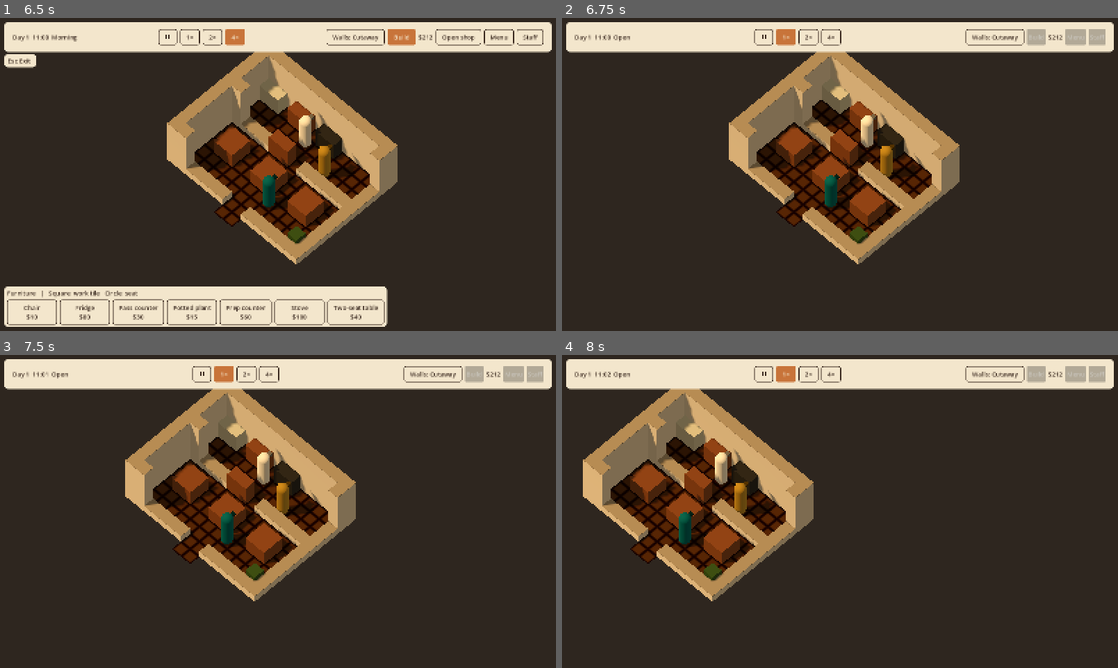
Above: before the commit, frames 1-4 (two rows, left to right).
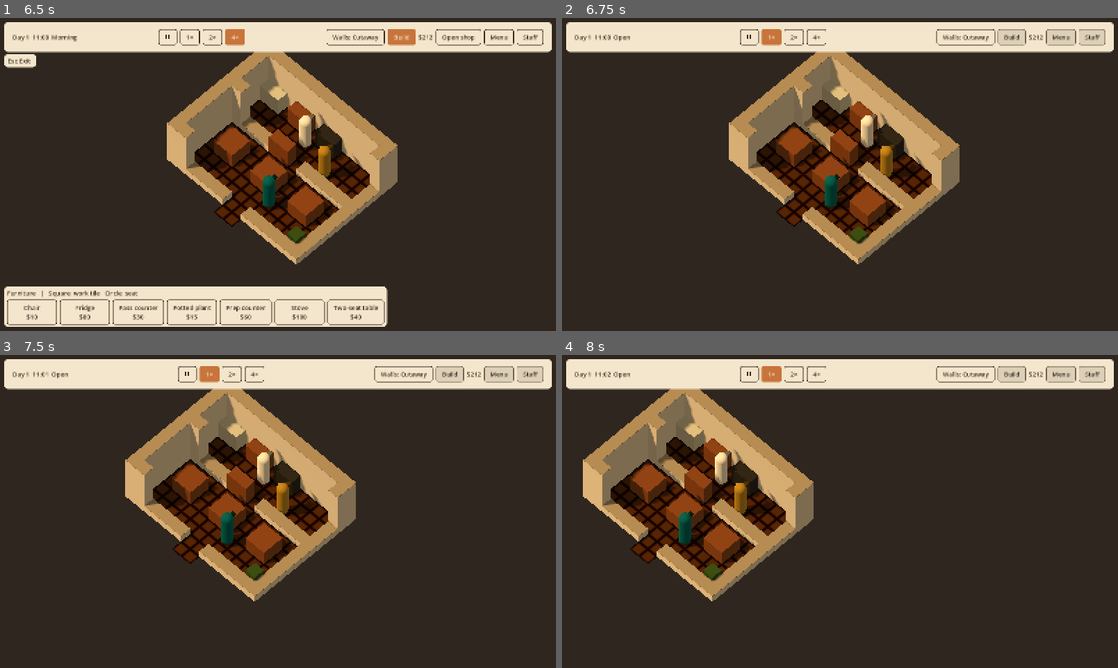
Above: after the commit, the same moments.

Repository: jaredbahr/foolskitchen
Game: Godot game, scene res://src/world/main.tscn
Same seed, same stepped clock (60 frames per second), same inputs: the game is played once before the commit and once after it.
Inputs (mouse positions are in pixels of both pictures, inside the frame that each line leads up to):
- Up to frame 1 (6.5 s): click (166, 36) at 0.5 s; click "1×" at 1.25 s; click "2×" at 2 s; click "4×" at 2.75 s; click "Walls: Cutaway" at 3.5 s; click "Walls: Down" at 4.25 s; click "Walls: Up" at 5 s; click "Build" at 5.75 s
- Up to frame 2 (6.75 s): click "Open shop" at 6.5 s
- Up to frame 3 (7.5 s): tap Enter at 7.25 s; move the mouse to (400, 495) at 7.27 s; hold D from 7.28 s (still down); hold 1 (speed_1) from 7.28 s (still down); click (400, 495) at 7.42 s
- Up to frame 4 (8 s): keep holding D; keep holding 1 (speed_1)

Frame 1 is identical in both runs. In frame 2, 1.4% of the frame differs, in the area x 32-98%, y 3-9%; in frame 3, 1.4%; in frame 4, 1.4%.

Commit message:
Make Quick staff arrive faster without changing baseline movement

Diff:
--- a/src/sim/agents/sim_agent.gd
+++ b/src/sim/agents/sim_agent.gd
@@ -69,6 +69,9 @@
 ## (the caller should repath). The first step out of a blocked start cell is
 ## always allowed, so agents can leave furniture placed on them.
 func step_move(world: SimWorld) -> MoveResult:
+	var multiplier: float = movement_multiplier()
+	if multiplier != 1.0:
+		return _step_move_scaled(world, multiplier)
 	if has_arrived():
 		return MoveResult.ARRIVED
 	var next := path[path_index]
@@ -81,6 +84,47 @@
 	move_progress += move_speed / step_len
 	last_progress_tick = world.now
 	if move_progress >= 1.0:
+		move_progress = 0.0
+		cell = next
+		path_index += 1
+		last_progress_tick = world.now
+	return MoveResult.ARRIVED if has_arrived() else MoveResult.MOVING
+
+
+## Neutral agents retain the original per-tick movement above, including its
+## diagonal rounding. Staff override only this opt-in; the owner remains neutral.
+func movement_multiplier() -> float:
+	return 1.0
+
+
+## Scale the EXISTING edge's quantized travel time, rather than geometric
+## distance: a neutral 0.25 agent takes 4 straight / 6 diagonal ticks. Scaling
+## raw distance only for Quick would inadvertently give an 18% diagonal gain.
+## Budget is in baseline ticks and converts using each NEXT edge's own cost.
+## Only current path progress survives; unused arrival/blocked credit is lost.
+func _step_move_scaled(world: SimWorld, multiplier: float) -> MoveResult:
+	if has_arrived():
+		return MoveResult.ARRIVED
+	if not is_finite(multiplier) or multiplier <= 0.0 or not is_finite(move_speed) or move_speed <= 0.0:
+		return MoveResult.MOVING
+	var baseline_speed: float = move_speed / multiplier
+	if not is_finite(baseline_speed) or baseline_speed <= 0.0:
+		return MoveResult.MOVING
+	var budget: float = multiplier
+	while budget > 0.0 and not has_arrived():
+		var next: Vector2i = path[path_index]
+		if not world.grid.is_walkable(next):
+			return MoveResult.BLOCKED
+		var delta: Vector2i = next - cell
+		var length: float = GridMath.DIAGONAL_COST if delta.x != 0 and delta.y != 0 else 1.0
+		length = maxf(length, float(maxi(absi(delta.x), absi(delta.y))))
+		var cost: float = float(maxi(1, ceili(length / baseline_speed)))
+		var needed: float = (1.0 - move_progress) * cost
+		if budget < needed:
+			move_progress += budget / cost
+			last_progress_tick = world.now
+			return MoveResult.MOVING
+		budget -= needed
 		move_progress = 0.0
 		cell = next
 		path_index += 1
--- a/src/sim/agents/staff_agent.gd
+++ b/src/sim/agents/staff_agent.gd
@@ -57,6 +57,10 @@
 	_walk_multiplier = definition.walk_multiplier
 	cook_quality_bonus = definition.cook_quality_bonus
 	food_patience_multiplier = definition.food_patience_multiplier
+
+
+func movement_multiplier() -> float:
+	return _walk_multiplier
 
 
 ## Skill used for a task role: role-free (&"any") tasks use the agent's own role.
--- a/src/sim/staff/staff_roster.gd
+++ b/src/sim/staff/staff_roster.gd
@@ -73,13 +73,27 @@
 		return true
 	if catalogue.traits.is_empty() or catalogue.candidate_names.is_empty():
 		return false
+	var used_names: Dictionary[String, bool] = {}
+	for member: StaffMember in _members:
+		used_names[member.display_name.strip_edges().to_lower()] = true
+	var names: Array[String] = []
+	for name: String in catalogue.candidate_names:
+		var key: String = name.strip_edges().to_lower()
+		if not key.is_empty() and not used_names.has(key):
+			names.append(name)
+			used_names[key] = true
+	# Check the whole pool before consuming the hiring stream or changing state.
+	if names.size() < CANDIDATE_COUNT:
+		return false
 	var next: Array[StaffMember] = []
 	for index: int in range(CANDIDATE_COUNT):
 		var member: StaffMember = StaffMember.new()
 		member.id = StringName("candidate_%d_%d" % [day, index])
 		while _find(_members, member.id) >= 0:
 			member.id = StringName(String(member.id) + "_new")
-		member.display_name = catalogue.candidate_names[random.randi_range(0, catalogue.candidate_names.size() - 1)]
+		var name_index: int = random.randi_range(0, names.size() - 1)
+		member.display_name = names[name_index]
+		names.remove_at(name_index)
 		member.role = &"cook" if random.randi_range(0, 1) == 0 else &"server"
 		member.skill = random.randi_range(1, 5)
 		member.trait_id = catalogue.traits[random.randi_range(0, catalogue.traits.size() - 1)].id
--- a/src/ui/staff_panel.gd
+++ b/src/ui/staff_panel.gd
@@ -4,6 +4,7 @@
 
 signal hire_requested(id: StringName)
 signal let_go_requested(id: StringName)
+signal close_requested()
 
 const SHARED_THEME: Theme = preload("res://src/ui/theme/main_theme.tres")
 const MORNING_HINT: String = "Staff changes are available in the morning."
@@ -111,3 +112,7 @@
 	elif not hiring and _roster.can_let_go(id):
 		let_go_requested.emit(id)
 	refresh()
+
+
+func _on_close_pressed() -> void:
+	close_requested.emit()
--- a/src/ui/staff_panel.tscn
+++ b/src/ui/staff_panel.tscn
@@ -85,3 +85,14 @@
 unique_name_in_owner = true
 layout_mode = 2
 mouse_filter = 2
+
+[node name="Close" type="Button" parent="Panel/Content"]
+unique_name_in_owner = true
+custom_minimum_size = Vector2(110, 0)
+layout_mode = 2
+size_flags_horizontal = 8
+mouse_filter = 0
+focus_mode = 0
+text = "Close"
+
+[connection signal="pressed" from="Panel/Content/Close" to="." method="_on_close_pressed"]
--- a/src/ui/theme/main_theme.tres
+++ b/src/ui/theme/main_theme.tres
@@ -46,6 +46,22 @@
 border_width_bottom = 1
 border_color = Color(0.2313726, 0.1647059, 0.1254902, 1)
 
+[sub_resource type="StyleBoxFlat" id="Button_disabled"]
+content_margin_left = 18.0
+content_margin_top = 10.0
+content_margin_right = 18.0
+content_margin_bottom = 10.0
+bg_color = Color(0.8666667, 0.8156863, 0.7254902, 1)
+border_width_left = 2
+border_width_top = 2
+border_width_right = 2
+border_width_bottom = 2
+border_color = Color(0.4705882, 0.3882353, 0.3137255, 1)
+corner_radius_top_left = 6
+corner_radius_top_right = 6
+corner_radius_bottom_right = 6
+corner_radius_bottom_left = 6
+
 [sub_resource type="StyleBoxFlat" id="Bar_fill"]
 bg_color = Color(0.7843137, 0.454902, 0.227451, 1)
 
@@ -58,10 +74,12 @@
 Button/colors/font_hover_color = Color(0.2313726, 0.1647059, 0.1254902, 1)
 Button/colors/font_pressed_color = Color(0.9529412, 0.9019608, 0.8, 1)
 Button/colors/font_hover_pressed_color = Color(0.9529412, 0.9019608, 0.8, 1)
+Button/colors/font_disabled_color = Color(0.2313726, 0.1647059, 0.1254902, 1)
 Button/styles/normal = SubResource("Button_outline")
 Button/styles/hover = SubResource("Button_outline")
 Button/styles/pressed = SubResource("Button_accent")
 Button/styles/hover_pressed = SubResource("Button_accent")
+Button/styles/disabled = SubResource("Button_disabled")
 ProgressBar/styles/background = SubResource("Bar_background")
 ProgressBar/styles/fill = SubResource("Bar_fill")
 VBoxContainer/constants/separation = 10
--- a/src/world/main.gd
+++ b/src/world/main.gd
@@ -127,6 +127,7 @@
 	if not _staff_panel.hire_requested.is_connected(_on_staff_hire_requested):
 		_staff_panel.hire_requested.connect(_on_staff_hire_requested)
 		_staff_panel.let_go_requested.connect(_on_staff_let_go_requested)
+		_staff_panel.close_requested.connect(_on_staff_close_requested)
 	if not $HUD.is_connected(&"staff_pressed", toggle_staff):
 		$HUD.connect(&"staff_pressed", toggle_staff)
 	_inspect_panel.bind_world(world)
@@ -589,7 +590,8 @@
 	_loaded_menu = null
 	_loaded_staff = null
 	staff_roster = StaffRoster.new(TUNING)
-	sim.set_staff_roster(staff_roster.members())
+	if not sim.set_staff_roster(staff_roster.members()):
+		push_error("Cannot install the new game's starting staff roster")
 	_staff_panel.bind_roster(staff_roster)
 	sim.stock = Economy.stock
 	world.log_event("New game: $%d to start" % TUNING.starting_cash)
@@ -733,6 +735,10 @@
 func _on_staff_let_go_requested(id: StringName) -> void:
 	staff_let_go(id)
 	_staff_panel.refresh()
+
+
+func _on_staff_close_requested() -> void:
+	set_staff_visible(false)
 
 
 ## Station definitions decide availability; temporary path/stock problems do not
--- /dev/null
+++ b/tests/sim/test_staff_movement.gd
@@ -0,0 +1,203 @@
+extends TestCase
+## Arrival-time regressions for the opt-in trait cadence. No balance sampling.
+
+const CATALOGUE: StaffCatalogue = preload("res://data/staff/traits.tres")
+
+
+func test_quick_arrives_thirteen_to_fifteen_percent_sooner_on_long_straight_path() -> void:
+	var world: SimWorld = SimWorld.new(SimGrid.from_ascii(PackedStringArray([".".repeat(101)])))
+	var steady: StaffAgent = _staff(&"steady")
+	var quick: StaffAgent = _staff(&"quick")
+	for agent: StaffAgent in [steady, quick]:
+		world.add_agent(agent)
+		assert_true(agent.set_destination(world.grid, Vector2i(100, 0)))
+		assert_eq(agent.path.size(), 101)
+	var steady_ticks: int = _arrival_ticks(world, steady)
+	var quick_ticks: int = _arrival_ticks(world, quick)
+	assert_eq(steady_ticks, 400, "the old four ticks per straight cell stay exact")
+	assert_eq(quick_ticks, 348)
+	_assert_gain(steady_ticks, quick_ticks)
+	assert_eq(quick.cell, Vector2i(100, 0))
+	assert_almost_eq(quick.move_progress, 0.0)
+
+
+func test_quick_arrives_thirteen_to_fifteen_percent_sooner_on_long_diagonal_path() -> void:
+	var rows: PackedStringArray = []
+	for row: int in range(101):
+		rows.append(".".repeat(101))
+	var world: SimWorld = SimWorld.new(SimGrid.from_ascii(rows))
+	var steady: StaffAgent = _staff(&"steady")
+	var quick: StaffAgent = _staff(&"quick")
+	for agent: StaffAgent in [steady, quick]:
+		world.add_agent(agent)
+		assert_true(agent.set_destination(world.grid, Vector2i(100, 100)))
+		assert_eq(agent.path.size(), 101)
+		for index: int in range(1, agent.path.size()):
+			assert_eq(agent.path[index] - agent.path[index - 1], Vector2i.ONE)
+	var steady_ticks: int = _arrival_ticks(world, steady)
+	var quick_ticks: int = _arrival_ticks(world, quick)
+	assert_eq(steady_ticks, 600, "the old six ticks per diagonal cell stay exact")
+	assert_eq(quick_ticks, 522)
+	_assert_gain(steady_ticks, quick_ticks)
+	assert_eq(quick.cell, Vector2i(100, 100))
+
+
+func test_residual_tick_credit_converts_using_the_next_edges_cost_in_both_directions() -> void:
+	var world: SimWorld = SimWorld.new(SimGrid.from_ascii(PackedStringArray(["...", "..."])))
+	var quick: StaffAgent = _staff(&"quick")
+	_route(quick, [Vector2i.ZERO, Vector2i(1, 0), Vector2i(2, 1)])
+	_move(world, quick, 4)
+	assert_eq(quick.cell, Vector2i(1, 0))
+	assert_eq(quick.path_index, 2)
+	assert_almost_eq(quick.move_progress, 0.1, 0.000000001,
+		"0.6 baseline ticks left after the straight edge become 0.6/6 of the diagonal")
+	_route(quick, [Vector2i.ZERO, Vector2i(1, 1), Vector2i(2, 1)])
+	_move(world, quick, 6)
+	assert_eq(quick.cell, Vector2i(1, 1))
+	assert_almost_eq(quick.move_progress, 0.225, 0.000000001,
+		"0.9 baseline ticks left after the diagonal become 0.9/4 of the straight edge")
+
+
+func test_every_residual_edge_checks_walkability_and_blocking_does_not_bank_credit() -> void:
+	var grid: SimGrid = SimGrid.from_ascii(PackedStringArray(["...", "..."]))
+	var blocker: PlacedItem = grid.place(Vector2i.ONE, Vector2i(2, 1), 0, true)
+	assert_not_null(blocker)
+	var world: SimWorld = SimWorld.new(grid)
+	var quick: StaffAgent = _staff(&"quick")
+	_route(quick, [Vector2i.ZERO, Vector2i(1, 0), Vector2i(2, 1)])
+	_move(world, quick, 3)
+	assert_eq(quick.step_move(world), SimAgent.MoveResult.BLOCKED)
+	assert_eq(quick.cell, Vector2i(1, 0), "the walkable edge completes; the blocked edge is never entered")
+	assert_eq(quick.path_index, 2)
+	assert_almost_eq(quick.move_progress, 0.0)
+	for wait: int in range(12):
+		assert_eq(quick.step_move(world), SimAgent.MoveResult.BLOCKED)
+		assert_almost_eq(quick.move_progress, 0.0)
+	grid.remove(blocker.id)
+	assert_eq(quick.step_move(world), SimAgent.MoveResult.MOVING)
+	assert_almost_eq(quick.move_progress, 1.15 / 6.0, 0.000000001,
+		"unblocking receives one new tick, not saved credit from the blocked period")
+
+
+func test_arrival_idle_clear_and_changed_next_repath_cannot_store_extra_movement() -> void:
+	var world: SimWorld = SimWorld.new(SimGrid.from_ascii(PackedStringArray(["....", "....", "...."])))
+	var quick: StaffAgent = _staff(&"quick")
+	assert_true(quick.set_destination(world.grid, Vector2i(1, 0)))
+	assert_eq(_arrival_ticks(world, quick), 4)
+	for idle: int in range(12):
+		assert_eq(quick.step_move(world), SimAgent.MoveResult.ARRIVED)
+	assert_almost_eq(quick.move_progress, 0.0)
+	assert_true(quick.set_destination(world.grid, Vector2i(3, 0)))
+	_move(world, quick, 1)
+	assert_almost_eq(quick.move_progress, 0.2875, 0.000000001)
+	assert_true(quick.repath(world.grid))
+	assert_almost_eq(quick.move_progress, 0.2875, 0.000000001, "the same next cell keeps actual drawn progress")
+	assert_true(quick.set_destination(world.grid, Vector2i(1, 2)))
+	assert_almost_eq(quick.move_progress, 0.0, 0.000000001, "a changed next cell resets progress")
+	_move(world, quick, 1)
+	assert_almost_eq(quick.move_progress, 0.2875, 0.000000001)
+	quick.clear_path()
+	assert_almost_eq(quick.move_progress, 0.0)
+	assert_true(quick.set_destination(world.grid, Vector2i(1, 2)))
+	_move(world, quick, 1)
+	assert_almost_eq(quick.move_progress, 0.2875, 0.000000001, "clear_path also discards the partial path")
+
+
+func test_quick_retains_the_legacy_buried_start_exit_length() -> void:
+	var grid: SimGrid = SimGrid.from_ascii(PackedStringArray([".....", "....."]))
+	assert_not_null(grid.place(Vector2i.ONE, Vector2i.ZERO, 0, true))
+	var world: SimWorld = SimWorld.new(grid)
+	var quick: StaffAgent = _staff(&"quick")
+	_route(quick, [Vector2i.ZERO, Vector2i(3, 0), Vector2i(4, 1)])
+	_move(world, quick, 11)
+	assert_eq(quick.cell, Vector2i(3, 0))
+	assert_almost_eq(quick.move_progress, 0.65 / 6.0, 0.000000001)
+
+
+func test_steady_and_owner_match_the_old_movement_state_on_every_tick() -> void:
+	# This reference is the pre-carry movement body, deliberately preserved below.
+	# Check mixed edges, the long exit out of a buried start and a blocked target.
+	for actual: SimAgent in [_staff(&"steady"), OwnerAgent.new()]:
+		var grid: SimGrid = SimGrid.from_ascii(PackedStringArray([".....", ".....", "....."]))
+		grid.place(Vector2i.ONE, Vector2i.ZERO, 0, true)
+		var blocker: PlacedItem = grid.place(Vector2i.ONE, Vector2i(4, 2), 0, true)
+		var world: SimWorld = SimWorld.new(grid)
+		var legacy: SimAgent = SimAgent.new()
+		world.add_agent(actual)
+		world.add_agent(legacy)
+		var cells: Array[Vector2i] = [Vector2i.ZERO, Vector2i(3, 0), Vector2i(4, 1), Vector2i(4, 2)]
+		_route(actual, cells)
+		_route(legacy, cells)
+		assert_eq(actual.movement_multiplier(), 1.0)
+		for tick: int in range(24):
+			world.now += 1
+			assert_eq(actual.step_move(world), _legacy_step(legacy, world))
+			assert_eq(_snapshot(actual), _snapshot(legacy), "neutral movement stays identical on every tick")
+		grid.remove(blocker.id)
+		for tick: int in range(8):
+			world.now += 1
+			assert_eq(actual.step_move(world), _legacy_step(legacy, world))
+			assert_eq(_snapshot(actual), _snapshot(legacy))
+		assert_true(actual.has_arrived())
+
+
+func _staff(trait_id: StringName) -> StaffAgent:
+	var member: StaffMember = StaffMember.new()
+	member.id = &"movement_fixture"
+	member.display_name = "Walker"
+	member.trait_id = trait_id
+	var staff: StaffAgent = StaffAgent.new()
+	staff.configure_member(member, CATALOGUE.find_trait(trait_id))
+	return staff
+
+
+func _route(agent: SimAgent, cells: Array[Vector2i]) -> void:
+	agent.cell = cells[0]
+	agent.path = cells.duplicate()
+	agent.path_index = 1
+	agent.move_progress = 0.0
+
+
+func _move(world: SimWorld, agent: SimAgent, ticks: int) -> void:
+	for tick: int in range(ticks):
+		world.now += 1
+		agent.step_move(world)
+
+
+func _arrival_ticks(world: SimWorld, agent: SimAgent) -> int:
+	for tick: int in range(1, 1001):
+		world.now += 1
+		if agent.step_move(world) == SimAgent.MoveResult.ARRIVED:
+			return tick
+	fail("movement did not arrive within its bounded test path")
+	return 1001
+
+
+func _assert_gain(steady_ticks: int, quick_ticks: int) -> void:
+	var fewer: float = float(steady_ticks - quick_ticks) / float(steady_ticks)
+	assert_true(fewer >= 0.13 and fewer <= 0.15, "actual arrival ticks must decrease by 13-15 percent")
+
+
+func _snapshot(agent: SimAgent) -> Dictionary:
+	return {"cell": agent.cell, "path": agent.path, "index": agent.path_index,
+		"progress": agent.move_progress, "last_progress": agent.last_progress_tick, "repath": agent.needs_repath}
+
+
+## Exact legacy state transition, used only to protect neutral behavior.
+func _legacy_step(agent: SimAgent, world: SimWorld) -> SimAgent.MoveResult:
+	if agent.has_arrived():
+		return SimAgent.MoveResult.ARRIVED
+	var next: Vector2i = agent.path[agent.path_index]
+	if not world.grid.is_walkable(next):
+		return SimAgent.MoveResult.BLOCKED
+	var delta: Vector2i = next - agent.cell
+	var length: float = GridMath.DIAGONAL_COST if delta.x != 0 and delta.y != 0 else 1.0
+	length = maxf(length, float(maxi(absi(delta.x), absi(delta.y))))
+	agent.move_progress += agent.move_speed / length
+	agent.last_progress_tick = world.now
+	if agent.move_progress >= 1.0:
+		agent.move_progress = 0.0
+		agent.cell = next
+		agent.path_index += 1
+		agent.last_progress_tick = world.now
+	return SimAgent.MoveResult.ARRIVED if agent.has_arrived() else SimAgent.MoveResult.MOVING
--- a/tests/sim/test_staff_roster.gd
+++ b/tests/sim/test_staff_roster.gd
@@ -194,6 +194,52 @@
 	assert_eq(restored.to_dict(), roster.to_dict())
 
 
+func test_candidate_names_are_unique_and_skip_team_names_case_insensitively() -> void:
+	var definitions: StaffCatalogue = CATALOGUE.duplicate(true) as StaffCatalogue
+	definitions.candidate_names = PackedStringArray(["Alex", "Sam", "Robin", "robin", "Jamie", "Casey"])
+	var roster: StaffRoster = StaffRoster.new(TUNING, definitions)
+	assert_true(roster.draw_candidates(1, _random(720079)))
+	var names: Dictionary[String, bool] = {}
+	for member: StaffMember in roster.members():
+		names[member.display_name.to_lower()] = true
+	for member: StaffMember in roster.candidates():
+		var key: String = member.display_name.to_lower()
+		assert_false(names.has(key))
+		names[key] = true
+	assert_eq(roster.candidates().size(), 3)
+
+
+func test_insufficient_unique_names_refuse_before_rng_or_model_changes() -> void:
+	var definitions: StaffCatalogue = CATALOGUE.duplicate(true) as StaffCatalogue
+	definitions.candidate_names = PackedStringArray(["Alex", "Sam", "Robin", "robin", " "])
+	var roster: StaffRoster = StaffRoster.new(TUNING, definitions)
+	var random: RandomNumberGenerator = _random(720080)
+	var before: Dictionary = roster.to_dict()
+	var state: int = random.state
+	assert_false(roster.draw_candidates(1, random))
+	assert_eq(random.state, state)
+	assert_eq(roster.to_dict(), before)
+
+
+func test_legacy_same_day_duplicate_names_stay_saved_without_rerolling() -> void:
+	var roster: StaffRoster = StaffRoster.new(TUNING)
+	var random: RandomNumberGenerator = _random(720081)
+	assert_true(roster.draw_candidates(3, random))
+	var legacy: Dictionary = roster.to_dict()
+	legacy["candidates"][0]["name"] = "Alex"
+	legacy["candidates"][1]["name"] = "Alex"
+	assert_true(roster.from_dict(legacy))
+	var state: int = random.state
+	assert_true(roster.draw_candidates(3, random))
+	assert_eq(roster.to_dict(), legacy, "new eligibility rules never rewrite a saved morning pool")
+	assert_eq(random.state, state)
+	assert_true(roster.draw_candidates(4, random))
+	var names: Dictionary[String, bool] = {}
+	for member: StaffMember in roster.members() + roster.candidates():
+		assert_false(names.has(member.display_name.to_lower()))
+		names[member.display_name.to_lower()] = true
+
+
 func _random(seed: int) -> RandomNumberGenerator:
 	var random: RandomNumberGenerator = RandomNumberGenerator.new()
 	random.seed = seed
--- a/tests/ui/test_staff_panel.gd
+++ b/tests/ui/test_staff_panel.gd
@@ -6,6 +6,7 @@
 var _panel: StaffPanel
 var _roster: StaffRoster
 var _requests: Array[StringName] = []
+var _close_requests: int = 0
 
 
 func before_each() -> void:
@@ -16,6 +17,7 @@
 	_panel = PANEL.instantiate() as StaffPanel
 	_panel.hire_requested.connect(_record)
 	_panel.let_go_requested.connect(_record)
+	_panel.close_requested.connect(_record_close)
 	_panel.bind_roster(_roster)
 
 
@@ -35,6 +37,7 @@
 		assert_true((row.get_node("Top/Name") as Label).text.contains("skill 3"))
 		assert_true((row.get_node("Trait") as Label).text.contains("Steady"))
 		assert_true((row.get_node("Top/Action") as Button).disabled)
+		assert_eq((row.get_node("Top/Action") as Button).tooltip_text, "Keep at least one cook and one server.")
 	var scroll: ScrollContainer = _panel.get_node("Panel/Content/Scroll") as ScrollContainer
 	assert_eq(scroll.vertical_scroll_mode, ScrollContainer.SCROLL_MODE_AUTO)
 	assert_eq(scroll.horizontal_scroll_mode, ScrollContainer.SCROLL_MODE_DISABLED)
@@ -72,5 +75,65 @@
 	assert_eq(_requests.size(), 1)
 
 
+func test_close_requests_no_arguments_without_hiding_or_changing_the_roster() -> void:
+	var close: Button = _panel.get_node("Panel/Content/Close") as Button
+	var candidate: StaffMember = _roster.candidates()[0]
+	var held_button: Button = _panel.row_for(candidate.id).get_node("Top/Action") as Button
+	var before: Dictionary = _roster.to_dict()
+	_panel.show()
+	assert_eq(close.text, "Close")
+	assert_false(close.disabled)
+	assert_eq(close.mouse_filter, Control.MOUSE_FILTER_STOP)
+	assert_true(close.get_parent() == _panel.get_node("Panel/Content"), "Close stays outside the bounded scroll area")
+	assert_eq(close.size_flags_horizontal, Control.SIZE_SHRINK_END)
+	close.pressed.emit()
+	assert_eq(_close_requests, 1)
+	assert_true(_panel.visible, "Main handles the primitive request")
+	assert_eq(_roster.to_dict(), before)
+	assert_true(_requests.is_empty())
+	assert_true(_panel.row_for(candidate.id).get_node("Top/Action") == held_button)
+	_panel.set_phase(SimClock.Phase.CLOSED)
+	assert_false(close.disabled, "closing the view is available in every phase")
+	close.pressed.emit()
+	assert_eq(_close_requests, 2)
+	assert_eq(_roster.to_dict(), before)
+	assert_true(_requests.is_empty())
+
+
+func test_disabled_actions_use_the_shared_opaque_readable_theme() -> void:
+	var button: Button = _panel.row_for(_roster.members()[0].id).get_node("Top/Action") as Button
+	assert_true(button.disabled)
+	assert_true(StaffPanel.SHARED_THEME.has_stylebox("disabled", "Button"))
+	assert_true(StaffPanel.SHARED_THEME.has_color("font_disabled_color", "Button"))
+	var disabled: StyleBoxFlat = button.get_theme_stylebox("disabled") as StyleBoxFlat
+	var normal: StyleBoxFlat = button.get_theme_stylebox("normal") as StyleBoxFlat
+	assert_not_null(disabled)
+	assert_not_null(normal)
+	if disabled == null or normal == null:
+		return
+	assert_eq(disabled, StaffPanel.SHARED_THEME.get_stylebox("disabled", "Button"))
+	assert_ne(disabled.bg_color, normal.bg_color, "disabled actions remain distinguishable")
+	var foreground: Color = button.get_theme_color("font_disabled_color")
+	assert_eq(foreground, StaffPanel.SHARED_THEME.get_color("font_disabled_color", "Button"))
+	assert_almost_eq(foreground.a, 1.0)
+	assert_almost_eq(disabled.bg_color.a, 1.0)
+	var text_luminance: float = _luminance(foreground)
+	var background_luminance: float = _luminance(disabled.bg_color)
+	var contrast: float = (maxf(text_luminance, background_luminance) + 0.05) / (minf(text_luminance, background_luminance) + 0.05)
+	assert_true(contrast >= 4.5, "disabled Let go text retains readable normal-text contrast")
+
+
 func _record(id: StringName) -> void:
 	_requests.append(id)
+
+
+func _record_close() -> void:
+	_close_requests += 1
+
+
+func _luminance(color: Color) -> float:
+	return 0.2126 * _linear_channel(color.r) + 0.7152 * _linear_channel(color.g) + 0.0722 * _linear_channel(color.b)
+
+
+func _linear_channel(value: float) -> float:
+	return value / 12.92 if value <= 0.04045 else pow((value + 0.055) / 1.055, 2.4)
--- a/tests/world/test_staff_session.gd
+++ b/tests/world/test_staff_session.gd
@@ -248,6 +248,20 @@
 	var bounds: Rect2 = (panel.get_node("Panel") as Control).get_global_rect()
 	assert_true(Rect2(0.0, 0.0, 1600.0, 900.0).encloses(bounds))
 	assert_true(panel.visible)
+	var before_close: Dictionary = _roster(main).to_dict()
+	var books: Dictionary = Economy.ledger.to_dict()
+	var hiring_state: int = GameState.rng(&"hiring").state
+	var close_button: Button = panel.get_node("Panel/Content/Close") as Button
+	point = close_button.get_global_rect().get_center()
+	_mouse(point, true)
+	panel.refresh()
+	await _frames(1)
+	_mouse(point, false)
+	assert_false(main.call("is_staff_visible"))
+	assert_eq(_roster(main).to_dict(), before_close)
+	assert_eq(Economy.ledger.to_dict(), books)
+	assert_eq(GameState.rng(&"hiring").state, hiring_state)
+	assert_eq((main.get("world") as SimWorld).now, 0)
 
 
 func _start(saves: bool = true, host: Node = null) -> Node:
Not shown: 1 places in src/ui/theme/main_theme.tres that only renumber resources
Not shown, added: tests/sim/test_staff_movement.gd.uid
Not shown, changed: docs/TECH.md
